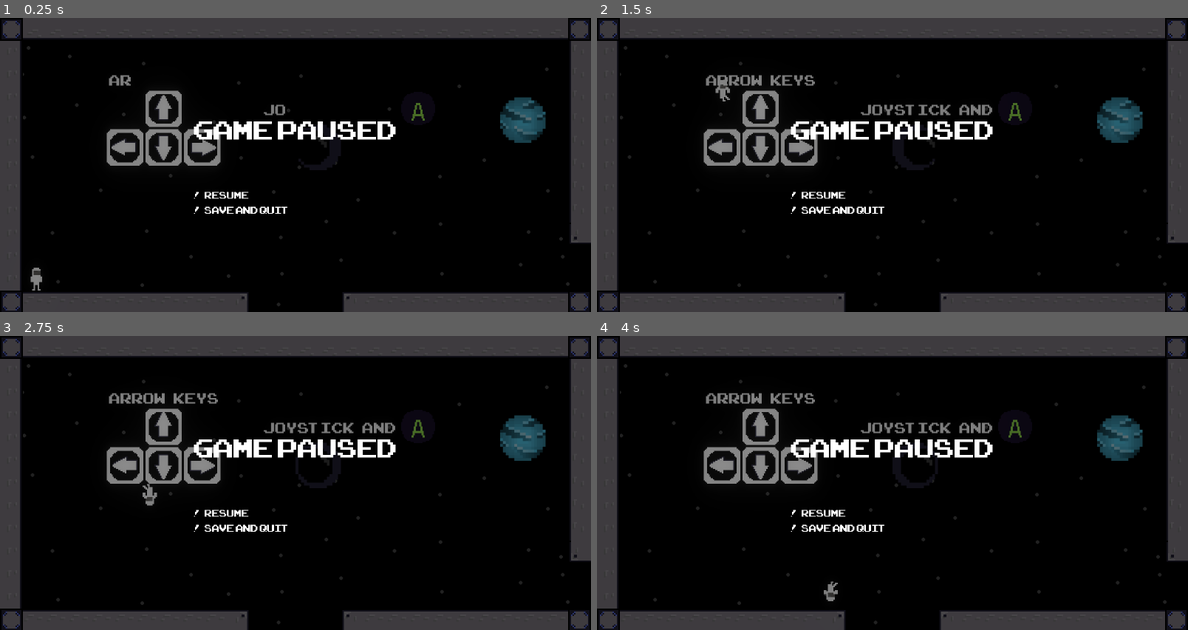
Above: before the commit, frames 1-4 (two rows, left to right).
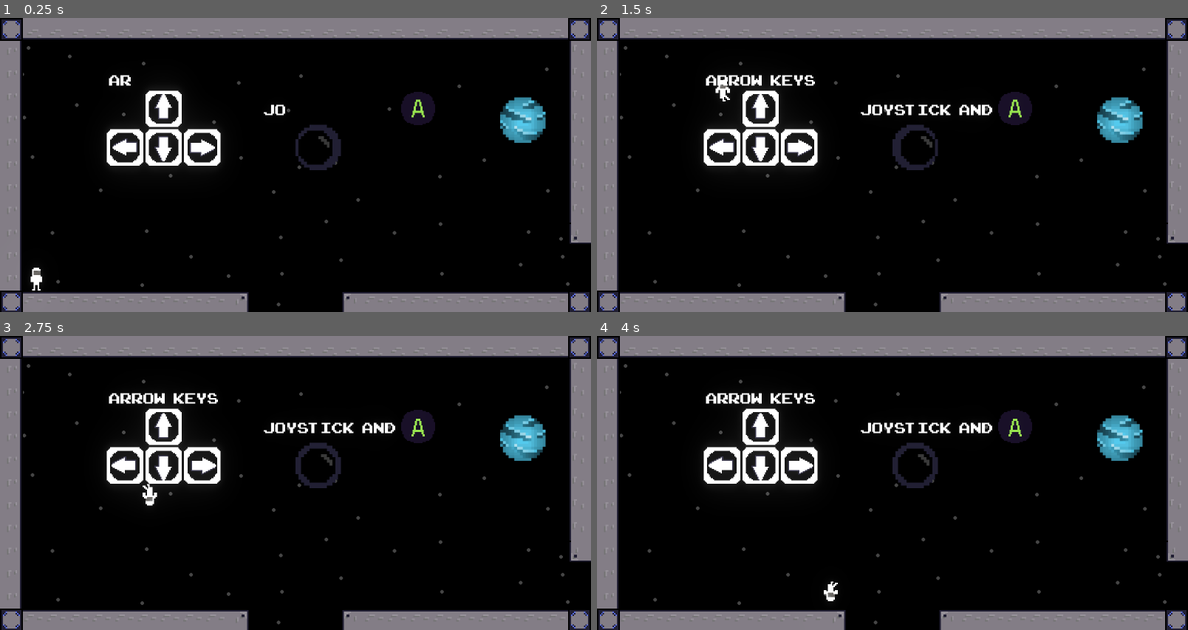
Above: after the commit, the same moments.

Repository: Magoninho/astronaut_game
Game: Godot game, scene res://scenes/level1.tscn
Two runs of this game, one before a commit and one after it. Both use one fixed random seed, a clock stepped at 60 frames per second and the inputs below. This scene is started directly instead of the project's main scene. Sound files missing from this copy of the repository are replaced by a short silence.
Inputs:
- Up to frame 1 (0.25 s): no input
- Up to frame 2 (1.5 s): tap Enter (ui_accept) at 0.5, 0.77 s; hold Right (ui_right) from 0.53 s (still down); tap Space (invert_gravity) at 0.6, 1.35 s
- Up to frame 3 (2.75 s): tap Enter (ui_accept) at 1.52 s; release Right (ui_right) at 2.03 s; hold Left (ui_left) from 2.03 s (still down); tap Space (invert_gravity) at 2.1 s
- Up to frame 4 (4 s): release Left (ui_left) at 2.78 s; hold Right (ui_right) from 2.78 s (still down); tap Space (invert_gravity) at 2.85, 3.6 s; tap Enter (ui_accept) at 3.02, 3.77 s

The runs differ from the first frame. In frame 1, 24% of the frame differs, in the area x 0-100%, y 0-100%; in frame 2, 24%; in frame 3, 24%; in frame 4, 24%.

Commit message:
menu de pause beta

Diff:
--- a/scenes/level1.tscn
+++ b/scenes/level1.tscn
@@ -53,35 +53,35 @@
 
 [sub_resource type="AtlasTexture" id=8]
 atlas = ExtResource( 3 )
-region = Rect2( 120, 0, 60, 85 )
+region = Rect2( 60, 0, 60, 85 )
 
 [sub_resource type="AtlasTexture" id=9]
 atlas = ExtResource( 3 )
+region = Rect2( 120, 0, 60, 85 )
+
+[sub_resource type="AtlasTexture" id=10]
+atlas = ExtResource( 3 )
 region = Rect2( 180, 0, 60, 85 )
 
-[sub_resource type="AtlasTexture" id=10]
+[sub_resource type="AtlasTexture" id=11]
 atlas = ExtResource( 2 )
 region = Rect2( 0, 0, 60, 85 )
 
-[sub_resource type="AtlasTexture" id=11]
+[sub_resource type="AtlasTexture" id=12]
 atlas = ExtResource( 2 )
 region = Rect2( 60, 0, 60, 85 )
 
-[sub_resource type="AtlasTexture" id=12]
+[sub_resource type="AtlasTexture" id=13]
 atlas = ExtResource( 2 )
 region = Rect2( 120, 0, 60, 85 )
 
-[sub_resource type="AtlasTexture" id=13]
+[sub_resource type="AtlasTexture" id=14]
 atlas = ExtResource( 2 )
 region = Rect2( 180, 0, 60, 85 )
 
-[sub_resource type="AtlasTexture" id=14]
+[sub_resource type="AtlasTexture" id=15]
 atlas = ExtResource( 2 )
 region = Rect2( 240, 0, 60, 85 )
-
-[sub_resource type="AtlasTexture" id=15]
-atlas = ExtResource( 3 )
-region = Rect2( 60, 0, 60, 85 )
 
 [sub_resource type="SpriteFrames" id=16]
 animations = [ {
@@ -90,20 +90,20 @@
 "name": "idle",
 "speed": 6.0
 }, {
-"frames": [ SubResource( 8 ), SubResource( 9 ) ],
+"frames": [ SubResource( 8 ) ],
+"loop": false,
+"name": "jump",
+"speed": 10.0
+}, {
+"frames": [ SubResource( 9 ), SubResource( 10 ) ],
 "loop": true,
 "name": "fall",
 "speed": 5.0
 }, {
-"frames": [ SubResource( 10 ), SubResource( 11 ), SubResource( 12 ), SubResource( 13 ), SubResource( 14 ) ],
+"frames": [ SubResource( 11 ), SubResource( 12 ), SubResource( 13 ), SubResource( 14 ), SubResource( 15 ) ],
 "loop": true,
 "name": "run",
 "speed": 15.0
-}, {
-"frames": [ SubResource( 15 ) ],
-"loop": false,
-"name": "jump",
-"speed": 10.0
 } ]
 
 [sub_resource type="AtlasTexture" id=17]
@@ -294,7 +294,6 @@
 z_index = -1
 frames = SubResource( 21 )
 animation = "up"
-frame = 3
 playing = true
 centered = false
 offset = Vector2( 1310, -100 )
@@ -305,7 +304,7 @@
 z_index = -1
 frames = SubResource( 21 )
 animation = "up"
-frame = 2
+frame = 3
 playing = true
 centered = false
 flip_v = true
@@ -317,7 +316,7 @@
 z_index = -1
 frames = SubResource( 21 )
 animation = "up"
-frame = 1
+frame = 2
 playing = true
 centered = false
 flip_v = true
@@ -329,7 +328,7 @@
 z_index = -1
 frames = SubResource( 21 )
 animation = "up"
-frame = 1
+frame = 2
 playing = true
 centered = false
 flip_v = true
@@ -341,6 +340,7 @@
 z_index = -1
 frames = SubResource( 36 )
 animation = "xbox"
+frame = 1
 playing = true
 offset = Vector2( 40, -12 )
 
@@ -350,7 +350,7 @@
 z_index = -1
 frames = SubResource( 36 )
 animation = "a"
-frame = 1
+frame = 4
 playing = true
 offset = Vector2( 40, -12 )
 
--- a/scenes/objetos/Pause.tscn
+++ b/scenes/objetos/Pause.tscn
@@ -20,6 +20,7 @@
 layer = 100
 
 [node name="Pause" type="Control" parent="."]
+visible = false
 anchor_right = 1.0
 anchor_bottom = 1.0
 script = ExtResource( 1 )
Not shown: 4 places in scenes/objetos/Pause.tscn that only renumber resources
